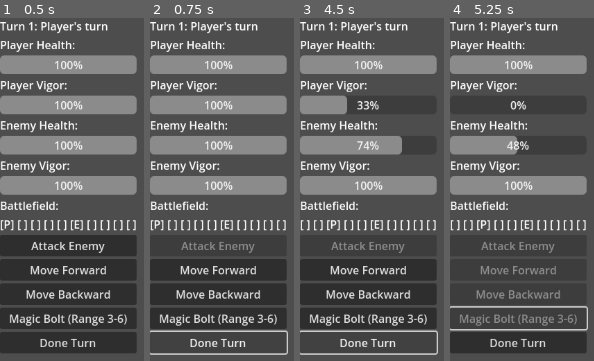
Above: before the commit, frames 1-4 (left to right).
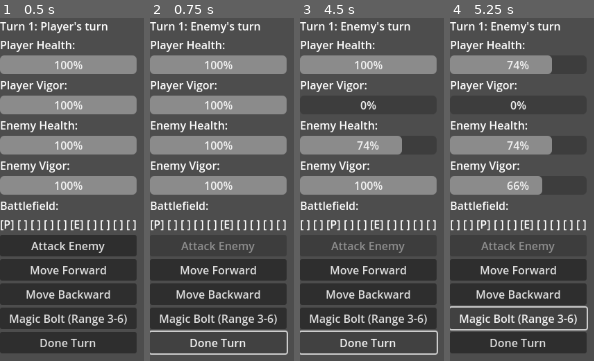
Above: after the commit, the same moments.

Repository: theoskille/project-dither
Game: Godot game, scene res://Main.tscn
Same seed, same stepped clock (60 frames per second), same inputs: the game is played once before the commit and once after it.
Inputs:
- Up to frame 1 (0.5 s): no input
- Up to frame 2 (0.75 s): click "Done Turn" at 0.5 s
- Up to frame 3 (4.5 s): click "Done Turn" at 1.25 s; click "Move Forward" at 2 s; click "Magic Bolt (Range 3-6)" at 2.75 s; click "Move Forward" at 3.5 s; click "Done Turn" at 4.25 s
- Up to frame 4 (5.25 s): click "Magic Bolt (Range 3-6)" at 5 s

Frame 1 is identical in both runs. In frame 2, 0.8% of the frame differs, in the area x 29-77%, y 1-5%; in frame 3, 2.8%; in frame 4, 8.0%, in the area x 6-96%, y 1-90%.

Commit message:
fix turn order bug

Diff:
--- a/src/engine/CombatEngine.gd
+++ b/src/engine/CombatEngine.gd
@@ -72,7 +72,6 @@
 
 func end_turn():
 	process_turn_end()
-	BattleStateMutations.advance_turn()
 	var next_entity = _get_current_turn_entity()
 	start_turn(next_entity)
 
